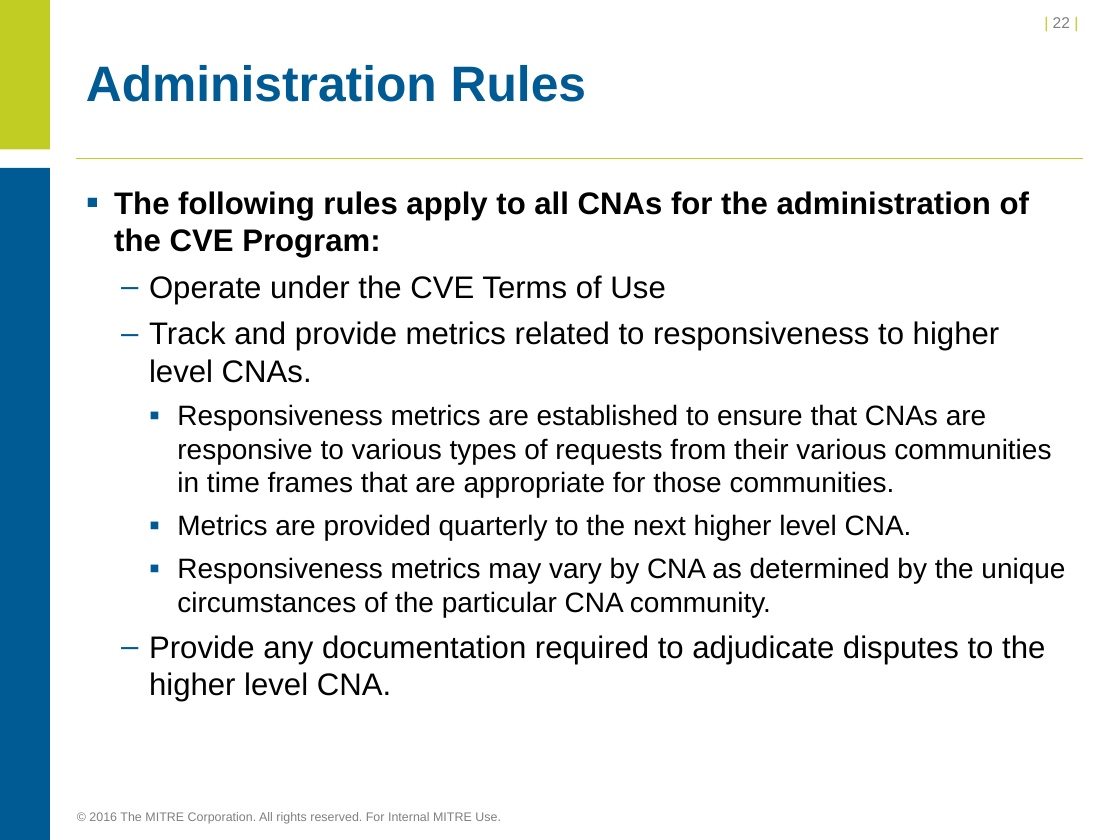
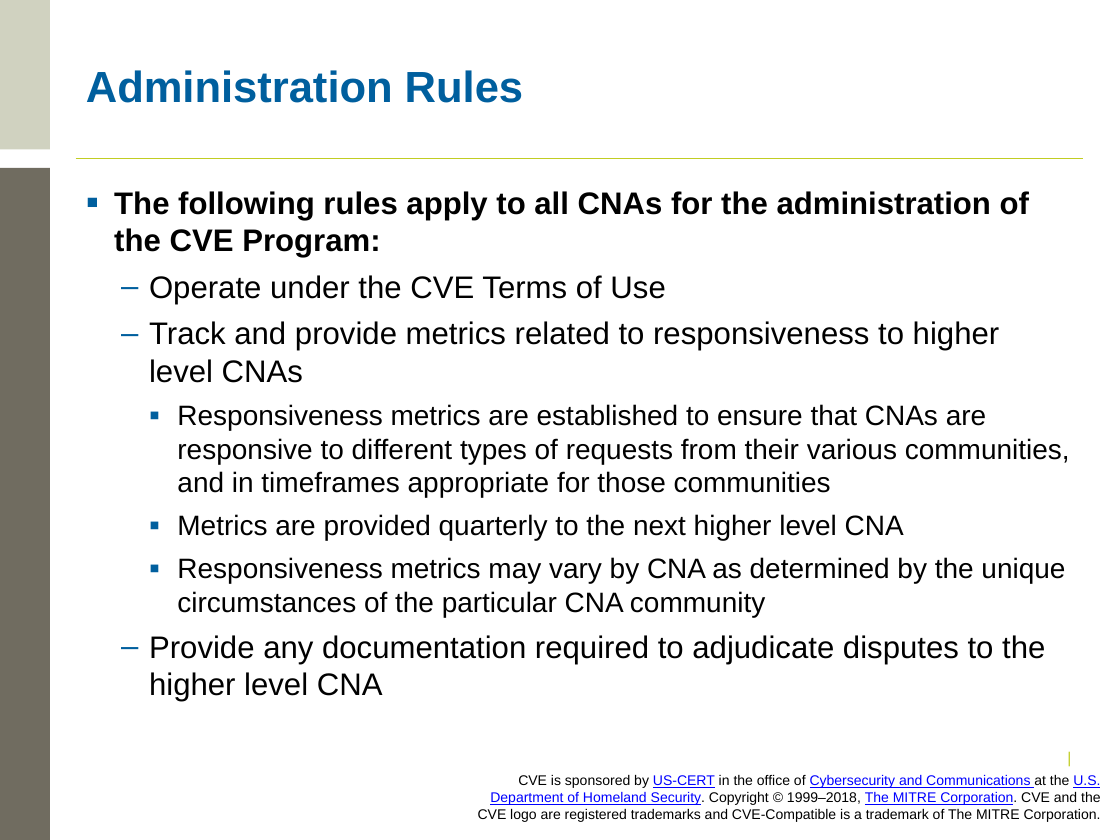
Before and after one commit to CVEProject/cveproject.github.io, a slide deck: slide 35 of cna/Becoming a CNA.pptx (slide 22 before the commit). Drawn at 1120x840 pixels with LibreOffice and Linux fonts; fonts in the diff are those of the drawing; background and template pictures are left out. Boxes give left, top, right and bottom in pixels: in the first picture for what was removed or moved away, otherwise in the second. Text is boxed around its words. In the diff, an @@ line names an element or a change of style, - is before the commit and + after.

```diff
--- a/cna/Becoming a CNA.pptx
+++ b/cna/Becoming a CNA.pptx
@@ rectangle at box(0, 0, 50, 149): fill #C1CD23 to #D0D2C0 @@
@@ page number removed at box(1053, 17, 1070, 28) @@
-| 22 |
@@ title "Administration Rules" at box(86, 70, 523, 103): size 32 to 28 pt, text colour #005B94 to #005F9E @@
@@ rectangle at box(0, 168, 50, 840): fill #005B94 to #706C60 @@
@@ text at box(149, 321, 1070, 702): text changed @@
-  – Track and provide metrics related to responsiveness to higher level CNAs.
-    ▪ Responsiveness metrics are established to ensure that CNAs are responsive to various types of requests from their various communities in time frames that are appropriate for those communities.
-    ▪ Metrics are provided quarterly to the next higher level CNA.
-    ▪ Responsiveness metrics may vary by CNA as determined by the unique circumstances of the particular CNA community.
-  – Provide any documentation required to adjudicate disputes to the higher level CNA.
+  – Track and provide metrics related to responsiveness to higher level CNAs
+    ▪ Responsiveness metrics are established to ensure that CNAs are responsive to different types of requests from their various communities, and in timeframes appropriate for those communities
+    ▪ Metrics are provided quarterly to the next higher level CNA
+    ▪ Responsiveness metrics may vary by CNA as determined by the unique circumstances of the particular CNA community
+  – Provide any documentation required to adjudicate disputes to the higher level CNA
@@ text added at box(478, 775, 1101, 822), 9 pt, text #000000 @@
+CVE is sponsored by US-CERT in the office of Cybersecurity and Communications at the U.S. Department of Homeland Security. Copyright © 1999–2018, The MITRE Corporation. CVE and the CVE logo are registered trademarks and CVE-Compatible is a trademark of The MITRE Corporation.
@@ text added at box(1021, 750, 1082, 773), 10 pt, text #C1CD23 @@
+|
@@ text removed at box(89, 812, 501, 824) @@
-© 2016 The MITRE Corporation. All rights reserved. For Internal MITRE Use.
```
Also in this commit, not shown: 36 other slides changed, 3 slides added, 1 slide removed.
